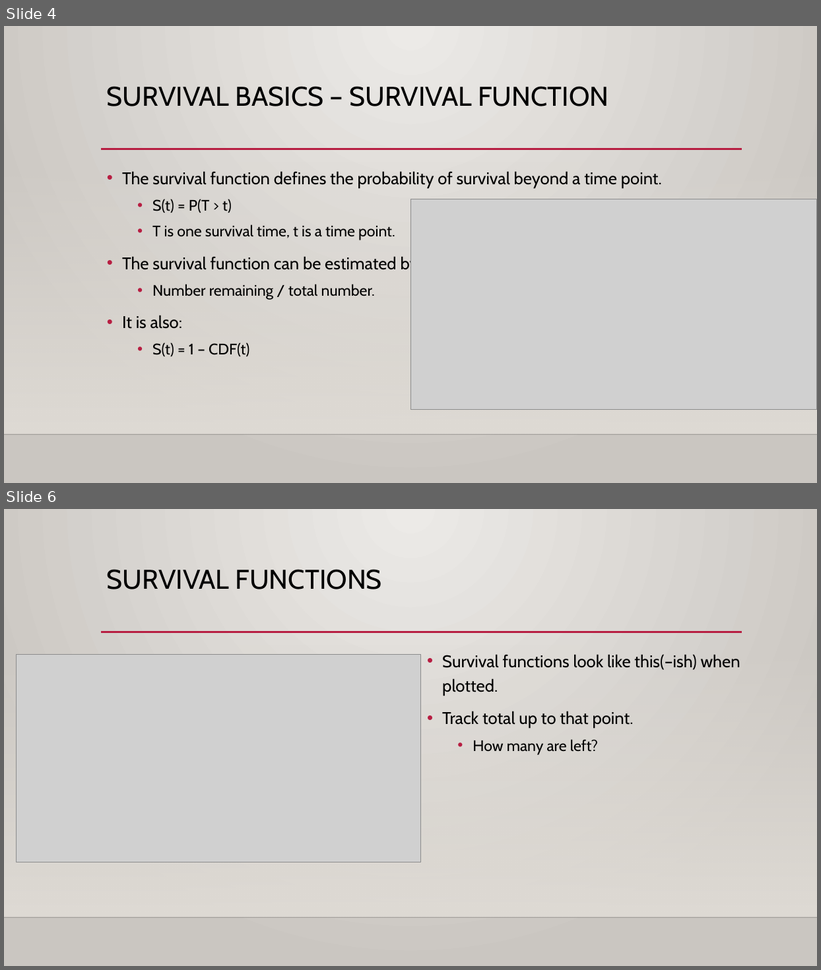
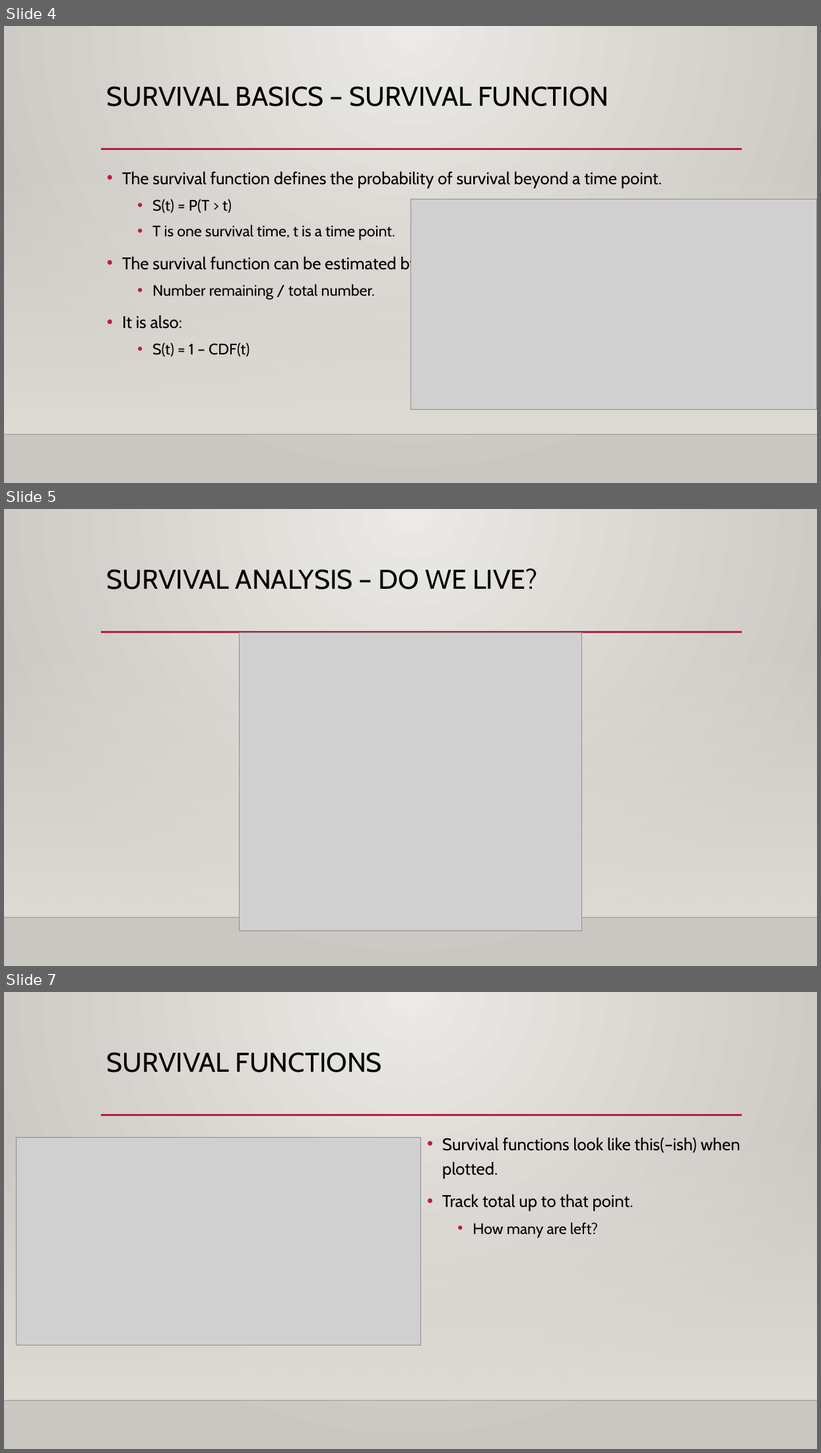
Before and after one commit to AkeemSemperDataScience/Basic_Stats_in_Python_Student_Repository, a slide deck: reference_material/slides/026_Survival_Hazard.pptx. Shown one above the other, each under a label of ours: slides 4 and 6 before the commit, slides 4, 5 and 7 after it; the slides between them are not shown. The pictures are 821x970 and 821x1453 pixels, drawn with LibreOffice and Linux fonts; fonts in the diff are those of the drawing; grey boxes stand for pictures; background and template pictures are left out. Boxes give left, top, right and bottom in pixels: in the first picture for what was removed or moved away, otherwise in the second. Text is boxed around its words. In the diff, an @@ line names an element or a change of style, - is before the commit and + after.

```diff
--- a/reference_material/slides/026_Survival_Hazard.pptx
+++ b/reference_material/slides/026_Survival_Hazard.pptx
@@ slide 5 added at box(4, 509, 817, 966), background gradient #ECEAE7 to #CAC7C1; not listed: 3 template elements that a slide beside it also shows @@
@@ title added at box(107, 568, 537, 590), 32 pt, text #000000 @@
+SURVIVAL ANALYSIS – DO WE LIVE?
@@ picture added at box(239, 633, 582, 931) @@
@@ what was slide 6 is now slide 7 @@
```
Also in this commit, not shown: 1 slide changed, 1 other slide added, 7 other files.
